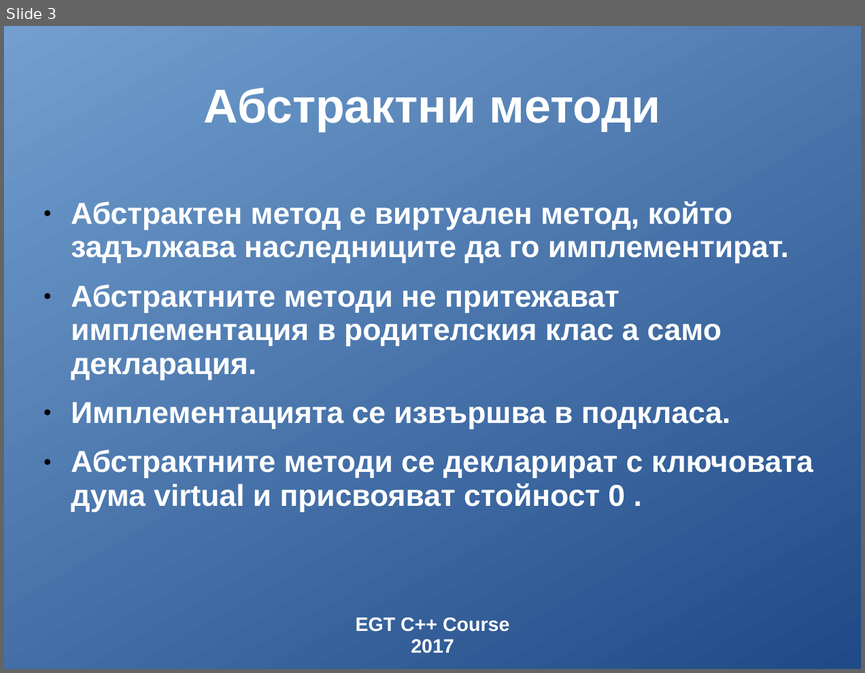
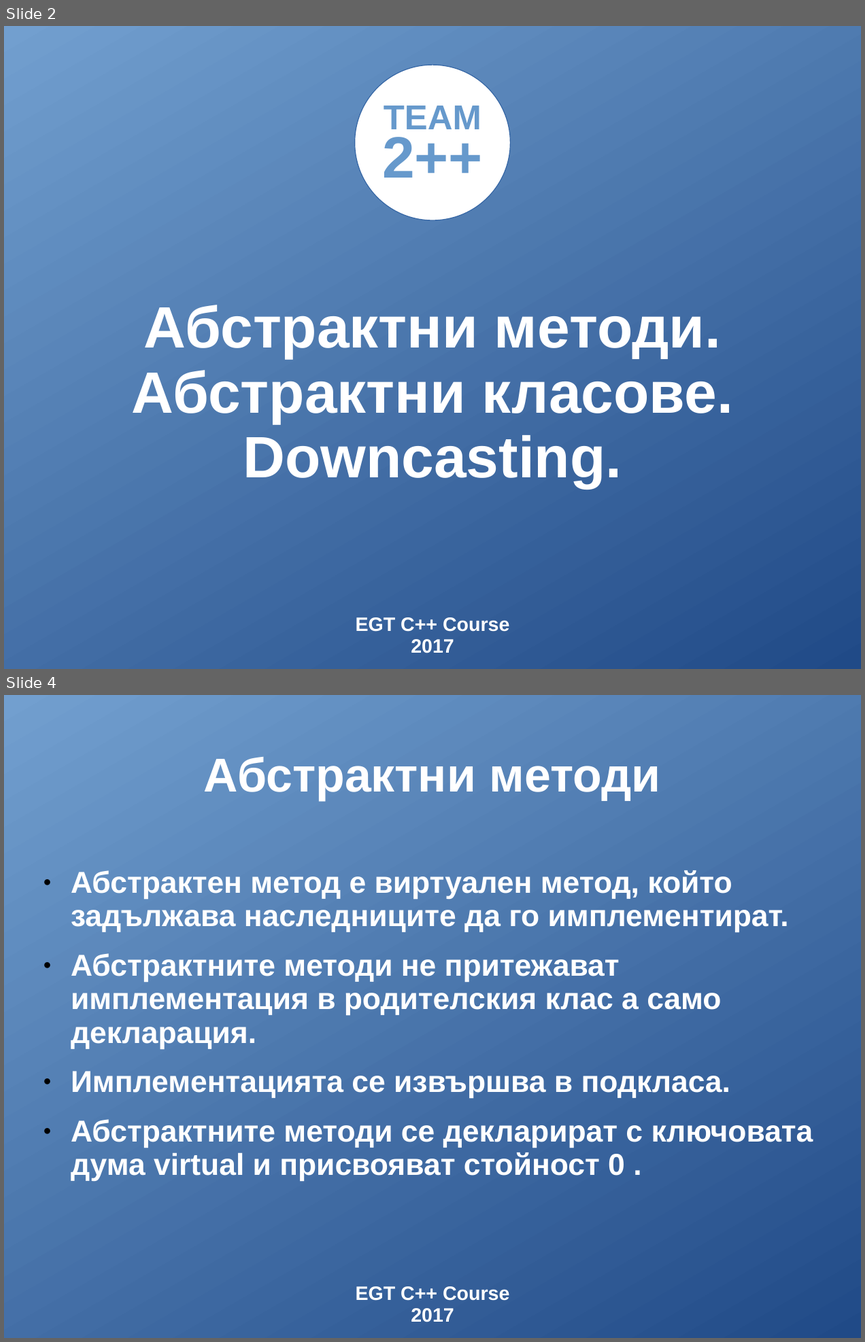
Before and after one commit to MSergiev/EGT-Presentation, a slide deck: Presentation.ppt. Shown one above the other, each under a label of ours: slide 3 before the commit, slides 2 and 4 after it; the slides between them are not shown. The pictures are 865x673 and 865x1342 pixels, drawn with LibreOffice and Linux fonts; fonts in the diff are those of the drawing. Boxes give left, top, right and bottom in pixels: in the first picture for what was removed or moved away, otherwise in the second. Text is boxed around its words. In the diff, an @@ line names an element or a change of style, - is before the commit and + after.

```diff
--- a/Presentation.ppt
+++ b/Presentation.ppt
@@ slide 2 added at bbox=[4, 26, 861, 669], background gradient #204A87 to #729FCF @@
@@ ellipse added at bbox=[355, 65, 510, 220], fill #FFFFFF, outline #3465A4 0.74 pt, 32 pt, text #6699CC, bold @@
+TEAM
+2++
@@ text added at bbox=[131, 305, 733, 488], 54 pt, text #FFFFFF, bold @@
+Абстрактни методи.
+Абстрактни класове. Downcasting.
@@ text added at bbox=[356, 618, 509, 654], 18 pt, text #FFFFFF, bold @@
+EGT C++ Course
+2017
@@ what was slide 3 is now slide 4 @@
```
Also in this commit, not shown: 1 slide changed.
